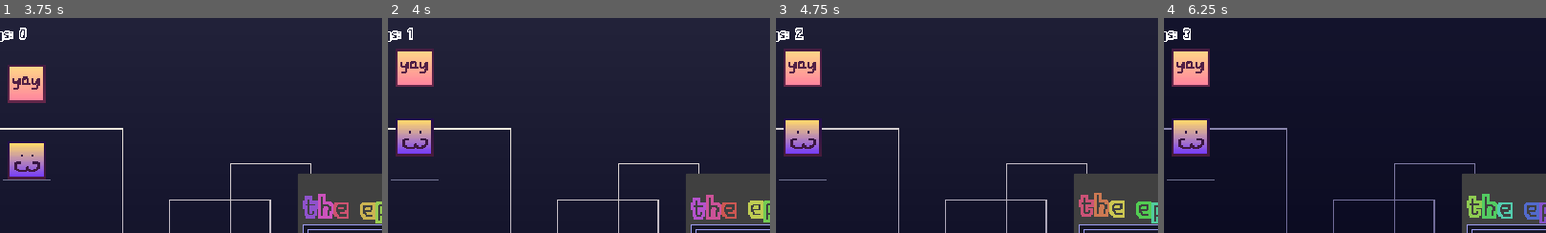
Above: before the commit, frames 1-4 (left to right).
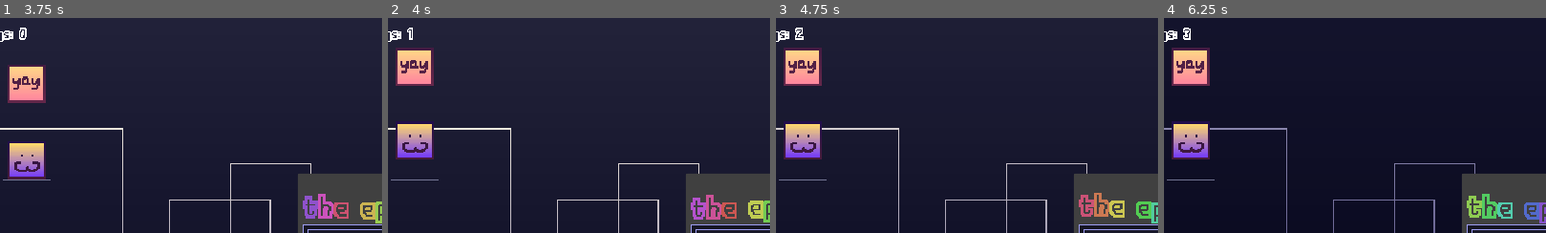
Above: after the commit, the same moments.

Repository: blokos0/miniclick
Game: Godot game, scene res://main.tscn
The game is run twice, just before and just after one commit, with the same random seed, the same clock (stepped at 60 frames per second) and the same inputs.
Inputs (mouse positions are % of the whole screen's width and height, from its top left):
- Up to frame 1 (3.75 s): click "buy this minigame for just 10…" at 0.5 s; click "buy gamblecore for just 15 th…" at 1.25 s; click "buy a minigame for just 40 th…" at 2 s; click "upgrade that minigame for jus…" at 2.75 s; move the mouse to (7, 7) at 3.52 s; press the mouse at (7, 7) at 3.53 s; hold D (thatright, bound only after the commit) from 3.53 s (still down)
- Up to frame 2 (4 s): keep holding D (thatright, bound only after the commit); tap W (thatjump) at 3.77 s
- Up to frame 3 (4.75 s): keep holding D (thatright, bound only after the commit); move the mouse to (30, 55) at 4.27 s; release the mouse at (30, 55) at 4.28 s; tap E (thisarrow) at 4.35 s; tap W (thatjump) at 4.52 s
- Up to frame 4 (6.25 s): move the mouse to (60, 28) at 5.02 s; release D (thatright, bound only after the commit) at 5.03 s; press the mouse at (60, 28) at 5.03 s; hold A (thatleft, bound only after the commit) 5.03-5.78 s; move the mouse to (45, 70) at 5.77 s; release the mouse at (45, 70) at 5.78 s; hold D (thatright, bound only after the commit) from 5.78 s (still down); tap E (thisarrow) at 5.85 s; click (45, 70) at 5.92 s; tap W (thatjump) at 6.02 s
The pictures show only the part of the screen within x 6-56%, y 2-52%; the shares and areas given below are measured in that part.

Frame 1 is identical in both runs. In frame 2, 1.0% of the frame differs, in the area x 2-12%, y 13-66%; in frame 3, 1.1%; in frame 4, 1.1%.

Commit message:
remaked the shop and added basic saving

Diff:
--- a/global.gd
+++ b/global.gd
@@ -1,4 +1,28 @@
 extends Node
 var things = 0
+var savetimemax = 300
+var savetime = savetimemax
+func _ready():
+	loadfile()
 func _process(_delta):
 	things = max(things, 0)
+	savetime -= 1
+	if savetime == 0:
+		savefile()
+		savetime = savetimemax
+func savefile():
+	var file = FileAccess.open("user://save.txt", FileAccess.WRITE)
+	file.store_line(str(global.things))
+	file.store_line(str($"/root/mainscene/shopwindow".position))
+	file.close()
+	print("saved")
+func loadfile():
+	var file = FileAccess.open("user://save.txt", FileAccess.READ)
+	if file != null:
+		global.things = int(file.get_line())
+		$"/root/mainscene/shopwindow".position = str_to_var("Vector2" + file.get_line())
+		file.close()
+		print("loaded")
+func _notification(what):
+	if what == NOTIFICATION_WM_CLOSE_REQUEST:
+		savefile()
--- a/main.tscn
+++ b/main.tscn
@@ -6,6 +6,7 @@
 [ext_resource type="Texture2D" uid="uid://3phfn64o4oyy" path="res://sprites/bg.png" id="4_s1qh0"]
 [ext_resource type="Script" path="res://background.gd" id="5_04mwg"]
 [ext_resource type="PackedScene" uid="uid://d2fiowrfipbxh" path="res://shop.tscn" id="6_gphmm"]
+[ext_resource type="Script" path="res://shopwindow.gd" id="7_qi3bh"]
 [ext_resource type="AudioStream" uid="uid://duogsfngiq7np" path="res://music/interesting.ogg" id="8_skwym"]
 
 [sub_resource type="Animation" id="Animation_xtipx"]
@@ -51,7 +52,7 @@
 [node name="thingscount" type="RichTextLabel" parent="."]
 offset_left = 32.0
 offset_top = 32.0
-offset_right = 142.0
+offset_right = 187.0
 offset_bottom = 75.0
 theme = ExtResource("1_kly6j")
 bbcode_enabled = true
@@ -89,5 +90,8 @@
 always_on_top = true
 transparent = true
 theme = ExtResource("1_kly6j")
+script = ExtResource("7_qi3bh")
 
 [node name="shop" parent="shopwindow" instance=ExtResource("6_gphmm")]
+
+[connection signal="close_requested" from="shopwindow" to="shopwindow" method="_on_close_requested"]
--- a/minigames/aminigame.gd
+++ b/minigames/aminigame.gd
@@ -3,9 +3,7 @@
 var targets = 0
 func _ready():
 	var regex = RegEx.new()
-	regex.compile("atarget[0-9]?+")
-	var results = regex.search_all(str(get_children()))
-	for r in results:
+	for i in find_children("atarget*"):
 		alltargets += 1
 func _process(_delta):
 	if targets == alltargets:
--- a/minigames/thatblock.gd
+++ b/minigames/thatblock.gd
@@ -2,6 +2,7 @@
 var spryinit = 0
 var spry = 0
 var spryspd = 0
+var add = 1
 func _ready():
 	spryinit = $sprite2d.position.y
 func _process(_delta):
@@ -10,6 +11,6 @@
 	$sprite2d.position.y = spry
 func _on_area_2d_body_entered(body):
 	if body.name == "thatcharacter":
-		global.things += 1
+		global.things += add
 		body.velocity.y = 128
 		spryspd = -8
--- /dev/null
+++ b/minigames/thatblock.tscn
@@ -0,0 +1,29 @@
+[gd_scene load_steps=5 format=3 uid="uid://0qv750l1smq2"]
+
+[ext_resource type="Script" path="res://minigames/thatblock.gd" id="1_yxnof"]
+[ext_resource type="Texture2D" uid="uid://7wnqwihqyrq6" path="res://sprites/thatblock.png" id="2_0se1u"]
+
+[sub_resource type="RectangleShape2D" id="RectangleShape2D_r28c5"]
+size = Vector2(64, 64)
+
+[sub_resource type="RectangleShape2D" id="RectangleShape2D_nqk2a"]
+size = Vector2(64, 64)
+
+[node name="thatblock" type="StaticBody2D"]
+position = Vector2(0, -128)
+script = ExtResource("1_yxnof")
+
+[node name="collisionshape2d" type="CollisionShape2D" parent="."]
+shape = SubResource("RectangleShape2D_r28c5")
+
+[node name="sprite2d" type="Sprite2D" parent="."]
+scale = Vector2(2, 2)
+texture = ExtResource("2_0se1u")
+
+[node name="area2d" type="Area2D" parent="."]
+position = Vector2(0, 1)
+
+[node name="collisionshape2d" type="CollisionShape2D" parent="area2d"]
+shape = SubResource("RectangleShape2D_nqk2a")
+
+[connection signal="body_entered" from="area2d" to="." method="_on_area_2d_body_entered"]
--- a/minigames/thatcharacter.gd
+++ b/minigames/thatcharacter.gd
@@ -1,8 +1,10 @@
 extends CharacterBody2D
-var jumppower = -800
+var speed = 300
+var jumppower = -900
 var gravity = ProjectSettings.get_setting("physics/2d/default_gravity")
 var jumpbuff = 0
 var jumpbuffmax = 5
+var canmove = false
 func _physics_process(delta):
 	if not is_on_floor():
 		velocity.y += gravity * delta
@@ -11,4 +13,8 @@
 	if jumpbuff and is_on_floor():
 		velocity.y = jumppower
 	jumpbuff = max(jumpbuff - 1, 0)
+	var dir = Input.get_axis("thatleft", "thatright") * int(canmove)
+	velocity.x = dir * speed
 	move_and_slide()
+func _process(_delta):
+	$canmovetip.modulate.a = max($canmovetip.modulate.a - 0.02, 0)
--- a/minigames/thatminigame.gd
+++ b/minigames/thatminigame.gd
@@ -1,5 +1,18 @@
 extends Node2D
+var upgrades = 0
 func upgrade():
-	print("pretend i upgraded")
-	#i want this one to let the player move left and right and add 2 more blocks to each side
-	#and after every upgrade, increase the amount of things hitting one block gives you
+	upgrades += 1
+	if upgrades == 1:
+		$thatcharacter.canmove = true
+		$thatcharacter/canmovetip.modulate.a = 1
+		var block = load("res://minigames/thatblock.tscn")
+		var blocks = block.instantiate()
+		blocks.position.x -= 72
+		add_child(blocks, true)
+		blocks = block.instantiate()
+		blocks.position.x += 72
+		add_child(blocks, true)
+	else:
+		$thatblock.add += 1 # meh
+		$thatblock2.add += 1
+		$thatblock3.add += 1
--- a/minigames/thatminigame.tscn
+++ b/minigames/thatminigame.tscn
@@ -1,21 +1,15 @@
-[gd_scene load_steps=10 format=3 uid="uid://naf8sss5og7r"]
+[gd_scene load_steps=8 format=3 uid="uid://naf8sss5og7r"]
 
 [ext_resource type="Script" path="res://minigames/thatcharacter.gd" id="1_aao4a"]
 [ext_resource type="Script" path="res://minigames/thatminigame.gd" id="1_fg8xd"]
 [ext_resource type="Texture2D" uid="uid://beh13s68gy17" path="res://sprites/thatcharacter.png" id="2_3cqvj"]
-[ext_resource type="Script" path="res://minigames/thatblock.gd" id="3_mfvyn"]
-[ext_resource type="Texture2D" uid="uid://7wnqwihqyrq6" path="res://sprites/thatblock.png" id="4_8a2y3"]
+[ext_resource type="PackedScene" uid="uid://0qv750l1smq2" path="res://minigames/thatblock.tscn" id="4_6wboq"]
+[ext_resource type="Theme" uid="uid://hmw2c6ssw4h6" path="res://theme.tres" id="4_qu42h"]
 
 [sub_resource type="RectangleShape2D" id="RectangleShape2D_m5lk8"]
 size = Vector2(64, 64)
 
 [sub_resource type="WorldBoundaryShape2D" id="WorldBoundaryShape2D_28goc"]
-
-[sub_resource type="RectangleShape2D" id="RectangleShape2D_r28c5"]
-size = Vector2(64, 64)
-
-[sub_resource type="RectangleShape2D" id="RectangleShape2D_nqk2a"]
-size = Vector2(64, 64)
 
 [node name="thatminigame" type="Node2D"]
 position = Vector2(0, -32)
@@ -30,6 +24,18 @@
 [node name="sprite2d" type="Sprite2D" parent="thatcharacter"]
 scale = Vector2(2, 2)
 texture = ExtResource("2_3cqvj")
+
+[node name="canmovetip" type="RichTextLabel" parent="thatcharacter"]
+modulate = Color(1, 1, 1, 0)
+offset_left = -88.0
+offset_top = -88.0
+offset_right = 88.0
+offset_bottom = -36.0
+theme = ExtResource("4_qu42h")
+bbcode_enabled = true
+text = "[center](can now move
+left and right)"
+scroll_active = false
 
 [node name="thatfloor" type="StaticBody2D" parent="."]
 position = Vector2(0, 32)
@@ -50,21 +56,4 @@
 grow_vertical = 2
 color = Color(0.839216, 0.854902, 1, 0.501961)
 
-[node name="thatblock" type="StaticBody2D" parent="."]
-position = Vector2(0, -128)
-script = ExtResource("3_mfvyn")
-
-[node name="collisionshape2d" type="CollisionShape2D" parent="thatblock"]
-shape = SubResource("RectangleShape2D_r28c5")
-
-[node name="sprite2d" type="Sprite2D" parent="thatblock"]
-scale = Vector2(2, 2)
-texture = ExtResource("4_8a2y3")
-
-[node name="area2d" type="Area2D" parent="thatblock"]
-position = Vector2(0, 1)
-
-[node name="collisionshape2d" type="CollisionShape2D" parent="thatblock/area2d"]
-shape = SubResource("RectangleShape2D_nqk2a")
-
-[connection signal="body_entered" from="thatblock/area2d" to="thatblock" method="_on_area_2d_body_entered"]
+[node name="thatblock" parent="." instance=ExtResource("4_6wboq")]
--- a/project.godot
+++ b/project.godot
@@ -35,8 +35,6 @@
 [editor]
 
 naming/node_name_casing=2
-version_control/plugin_name="GitPlugin"
-version_control/autoload_on_startup=true
 
 [filesystem]
 
@@ -47,6 +45,16 @@
 thatjump={
 "deadzone": 0.5,
 "events": [Object(InputEventKey,"resource_local_to_scene":false,"resource_name":"","device":-1,"window_id":0,"alt_pressed":false,"shift_pressed":false,"ctrl_pressed":false,"meta_pressed":false,"pressed":false,"keycode":0,"physical_keycode":87,"key_label":0,"unicode":119,"echo":false,"script":null)
+]
+}
+thatleft={
+"deadzone": 0.5,
+"events": [Object(InputEventKey,"resource_local_to_scene":false,"resource_name":"","device":-1,"window_id":0,"alt_pressed":false,"shift_pressed":false,"ctrl_pressed":false,"meta_pressed":false,"pressed":false,"keycode":0,"physical_keycode":65,"key_label":0,"unicode":97,"echo":false,"script":null)
+]
+}
+thatright={
+"deadzone": 0.5,
+"events": [Object(InputEventKey,"resource_local_to_scene":false,"resource_name":"","device":-1,"window_id":0,"alt_pressed":false,"shift_pressed":false,"ctrl_pressed":false,"meta_pressed":false,"pressed":false,"keycode":0,"physical_keycode":68,"key_label":0,"unicode":100,"echo":false,"script":null)
 ]
 }
 thisarrow={
--- a/shop.gd
+++ b/shop.gd
@@ -6,39 +6,22 @@
 	additem("thisminigame", 10, "thiscoolasstriangle", "this minigame", Vector2(128, 336))
 	additem("gambleminigame", 15, "gambletile3", "gamblecore", Vector2(64, 585))
 	additem("aminigame", 40, "aplayer", "a minigame", Vector2(256, 64))
-	addupgrade("thatminigame", 20, "thatcharacter", "that minigame")
-func additem(scene, cost, icon, nam, pos):
-	var button = Button.new()
+	additem("thatminigame", 20, "thatcharacter", "that minigame", Vector2(0, 0), true)
+func _process(_delta):
+	if items == 0:
+		$text.text = "[font_size=32][rainbow freq=0.2 sat=0.6][wave]the empty shop"
+		get_parent().title = "the empty shop"
+func additem(scene, cost, icon, mininame, pos, upgrade = false):
+	var button = ShopButton.new()
+	button.scene = scene
+	button.cost = cost
 	button.icon = load(str("res://sprites/", icon, ".png"))
-	button.text = str("buy ", nam, " for just ", cost, " things!")
-	button.position.y += items * 48
-	button.theme = load("res://theme.tres")
-	button.pressed.connect(self._addbutton_pressed.bind(button, cost, str("res://minigames/", scene, ".tscn"), pos))
+	button.mininame = mininame
+	button.pos = pos
+	button.upgrade = upgrade
 	$panelcontainer/vboxcontainer.add_child(button)
-	items += 1
-func _addbutton_pressed(button, cost, scene, pos):
-	if global.things >= cost:
-		global.things -= cost
-		var scenel = load(scene).instantiate()
-		scenel.position = pos
-		get_parent().get_parent().add_child(scenel)
-		button.disabled = true
-		items -= 1
-		if items == 0:
-			$text.text = "[font_size=32][rainbow freq=0.2 sat=0.6][wave]the empty shop"
-			get_parent().title = "the empty shop"
-func addupgrade(scene, cost, icon, nam):
-	var button = Button.new()
-	button.icon = load(str("res://sprites/", icon, ".png"))
-	button.text = str("upgrade ", nam, " for just ", cost, " things!")
-	button.position.y += items * 48
-	button.theme = load("res://theme.tres")
-	button.pressed.connect(self._upgradebutton_pressed.bind(cost, scene))
-	$panelcontainer/vboxcontainer.add_child(button)
-func _upgradebutton_pressed(cost, scene):
-	if global.things >= cost:
-		global.things -= cost
-		get_parent().get_parent().get_node(scene).upgrade()
+	if not upgrade:
+		items += 1
 func _on_panelcontainer_resized():
-	get_parent().size.y += $panelcontainer.size.y + 4
+	get_parent().size.y = $text.size.y + $panelcontainer.size.y + 4
 	get_parent().size.x = $panelcontainer.size.x + 4
--- a/shop.tscn
+++ b/shop.tscn
@@ -1,8 +1,9 @@
-[gd_scene load_steps=4 format=3 uid="uid://d2fiowrfipbxh"]
+[gd_scene load_steps=5 format=3 uid="uid://d2fiowrfipbxh"]
 
 [ext_resource type="Script" path="res://shop.gd" id="1_qja85"]
 [ext_resource type="Texture2D" uid="uid://w1u0f2v7lrop" path="res://sprites/thiscoolasstriangle.png" id="1_t0gyx"]
 [ext_resource type="Theme" uid="uid://hmw2c6ssw4h6" path="res://theme.tres" id="3_kc7kh"]
+[ext_resource type="Script" path="res://shopbutton.gd" id="4_ijkg3"]
 
 [node name="shop" type="Node2D"]
 script = ExtResource("1_qja85")
@@ -30,8 +31,9 @@
 layout_mode = 2
 theme = ExtResource("3_kc7kh")
 disabled = true
-text = "explodes"
+text = "buy null for just 0 things!"
 icon = ExtResource("1_t0gyx")
 alignment = 0
+script = ExtResource("4_ijkg3")
 
 [connection signal="resized" from="panelcontainer" to="." method="_on_panelcontainer_resized"]
--- /dev/null
+++ b/shopbutton.gd
@@ -0,0 +1,24 @@
+class_name ShopButton
+extends Button
+@export var scene = "null"
+@export var cost = 0
+@export var mininame = "null"
+@export var pos = Vector2(0, 0)
+@export var upgrade = false
+func _process(_delta):
+	var act = "buy "
+	if upgrade:
+		act = "upgrade "
+	text = str(act, mininame, " for just ", cost, " things!")
+func _pressed():
+	if global.things >= cost:
+		global.things -= cost
+		if not upgrade:
+			var scenel = load(str("res://minigames/", scene, ".tscn")).instantiate()
+			scenel.position = pos
+			$"/root/mainscene".add_child(scenel)
+			disabled = true
+			$"../../..".items -= 1
+		else:
+			$"/root/mainscene".get_node(scene).upgrade()
+			cost = int(cost * 1.5)
--- /dev/null
+++ b/shopbutton.tscn
@@ -0,0 +1,15 @@
+[gd_scene load_steps=4 format=3 uid="uid://drs5ucqq5m622"]
+
+[ext_resource type="Theme" uid="uid://hmw2c6ssw4h6" path="res://theme.tres" id="1_0b86d"]
+[ext_resource type="Texture2D" uid="uid://w1u0f2v7lrop" path="res://sprites/thiscoolasstriangle.png" id="2_8dd1u"]
+[ext_resource type="Script" path="res://shopbutton.gd" id="3_e3m13"]
+
+[node name="shopbutton" type="Button"]
+offset_right = 146.0
+offset_bottom = 44.0
+theme = ExtResource("1_0b86d")
+disabled = true
+text = "explodes"
+icon = ExtResource("2_8dd1u")
+alignment = 0
+script = ExtResource("3_e3m13")
--- /dev/null
+++ b/shopwindow.gd
@@ -0,0 +1,4 @@
+extends Window
+func _on_close_requested():
+	get_tree().quit()
+	global.savefile()
Not shown: 1 places in main.tscn that only renumber resources
